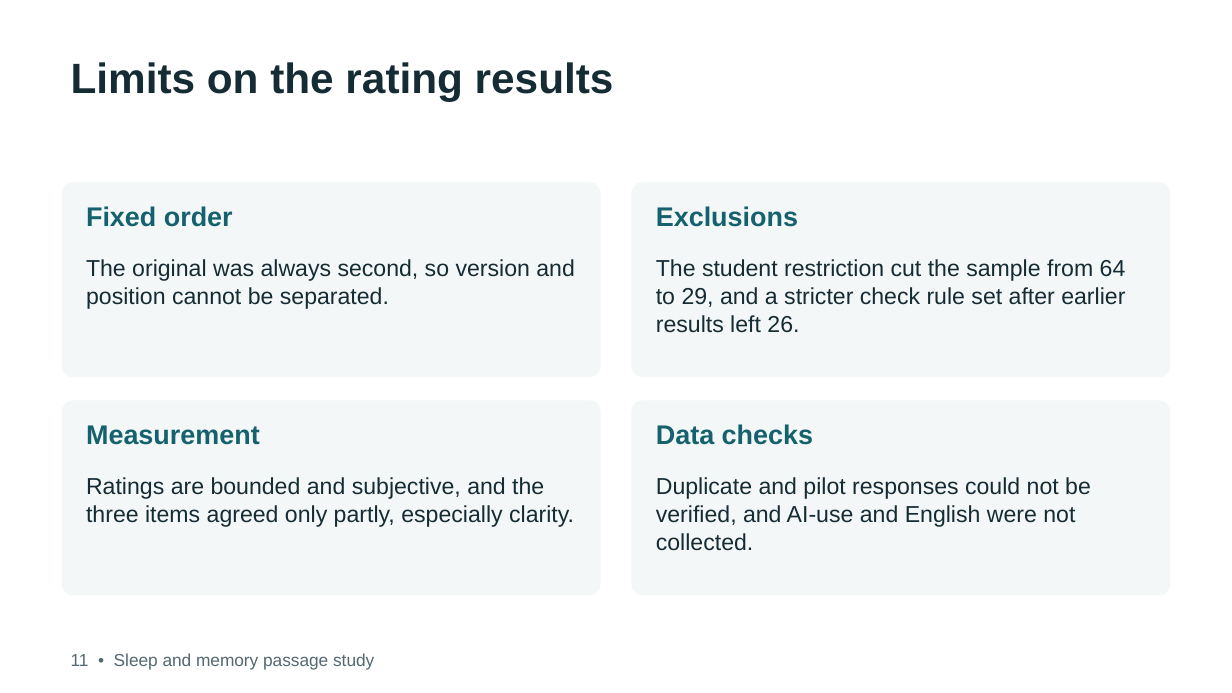
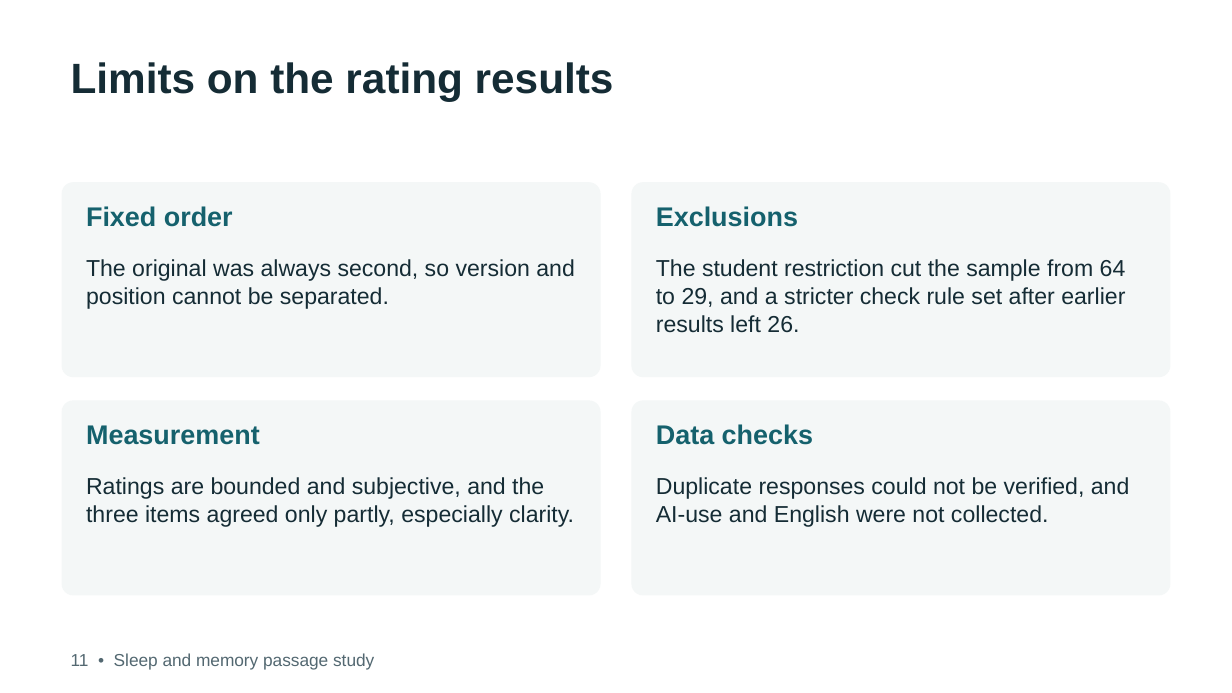
Before and after one commit to debshreechowdhury/sleep-memory-passage-study, a slide deck: slide 6 of presentation/data_quality.pptx. Drawn at 1232x693 pixels with LibreOffice and Linux fonts; fonts in the diff are those of the drawing. Boxes give left, top, right and bottom in pixels: in the first picture for what was removed or moved away, otherwise in the second. Text is boxed around its words. In the diff, an @@ line names an element or a change of style, - is before the commit and + after.

```diff
--- a/presentation/data_quality.pptx
+++ b/presentation/data_quality.pptx
@@ text at (656, 477, 1130, 527): text changed @@
-Duplicate and pilot responses could not be verified, and AI-use and English were not collected.
+Duplicate responses could not be verified, and AI-use and English were not collected.
```
Also in this commit, not shown: 27 other files.
